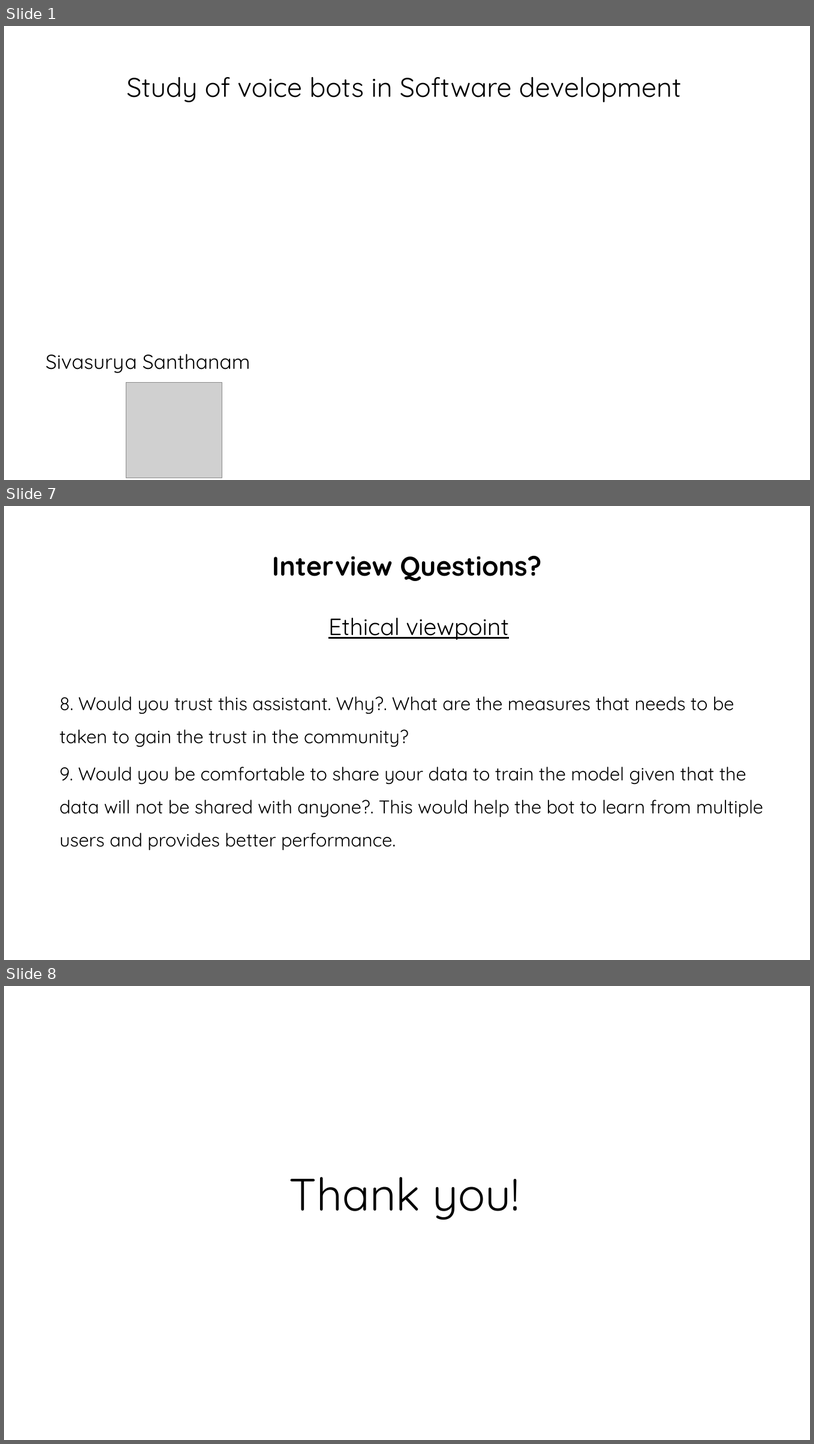
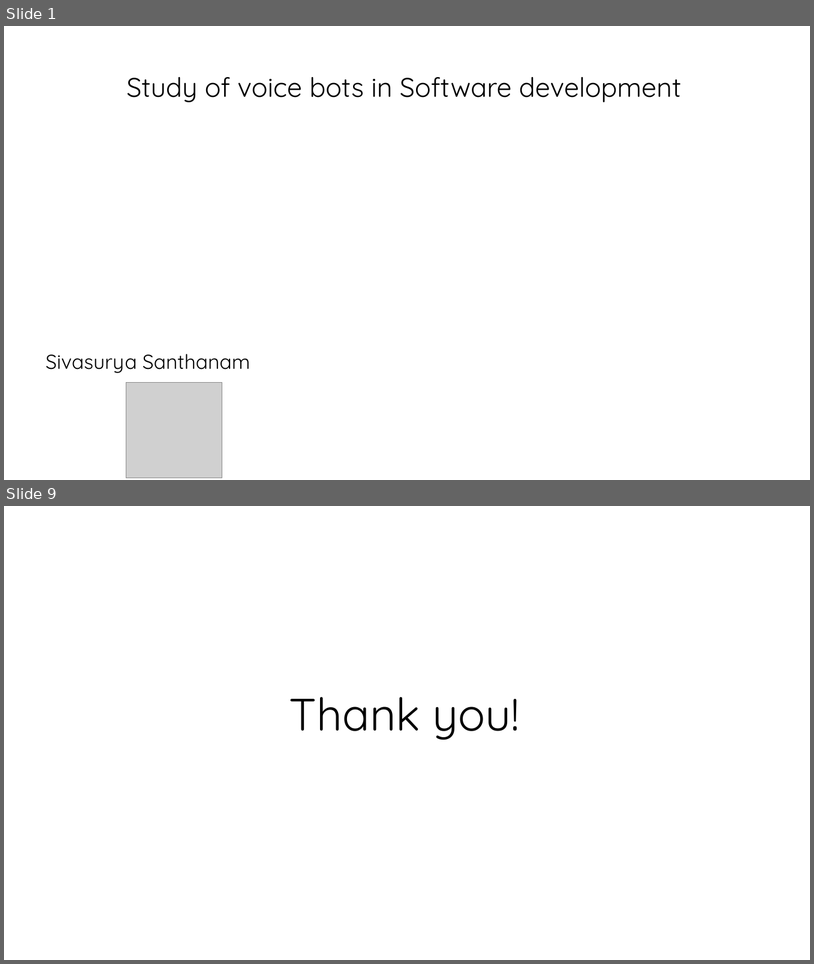
Before and after one commit to chmodsss/interviews-study, a slide deck: interview-artifacts.pptx. Shown one above the other, each under a label of ours: slides 1, 7 and 8 before the commit, slides 1 and 9 after it; the slides between them are not shown. The pictures are 814x1444 and 814x964 pixels, drawn with LibreOffice and Linux fonts; fonts in the diff are those of the drawing; grey boxes stand for pictures; background and template pictures are left out. Boxes give left, top, right and bottom in pixels: in the first picture for what was removed or moved away, otherwise in the second. Text is boxed around its words. In the diff, an @@ line names an element or a change of style, - is before the commit and + after.

```diff
--- a/interview-artifacts.pptx
+++ b/interview-artifacts.pptx
@@ slide 7 removed at <box>4,506,810,960</box>, background #FFFFFF @@
@@ title removed at <box>272,556,542,581</box> @@
-Interview Questions?
@@ text removed at <box>60,618,764,850</box> @@
-Ethical viewpoint
-8. Would you trust this assistant. Why?. What are the measures that needs to be taken to gain the trust in the community?
-9. Would you be comfortable to share your data to train the model given that the data will not be shared with anyone?. This would help the bot to learn from multiple users and provides better performance.
@@ what was slide 8 is now slide 9 @@
```
Also in this commit, not shown: 2 slides changed, 5 slides added, 3 other slides removed, 1 other file.
